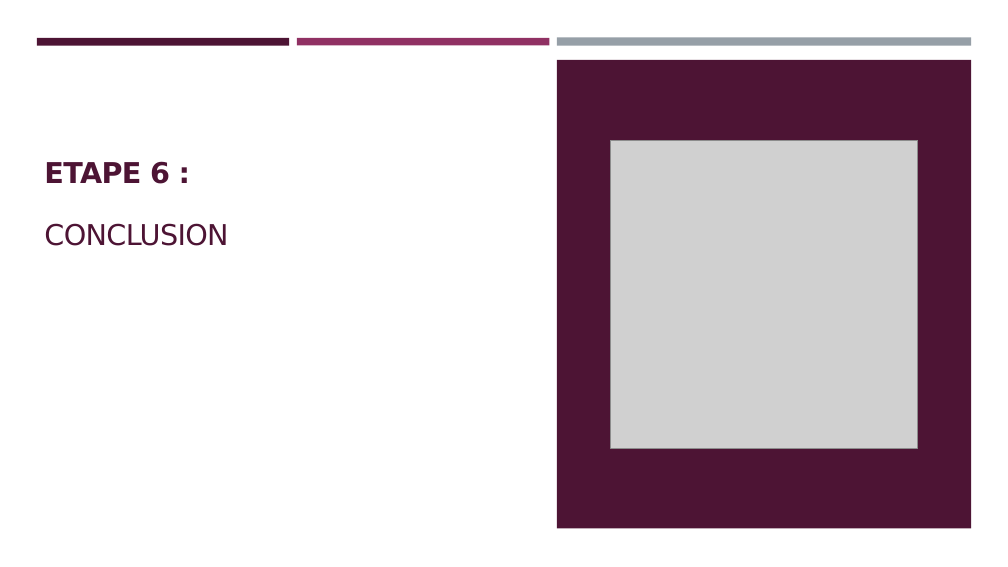
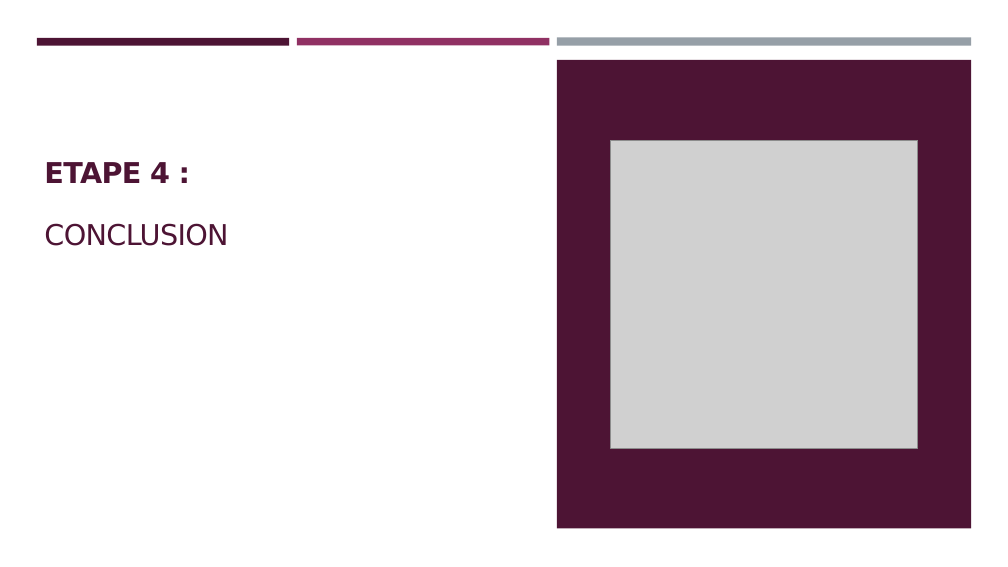
Before and after one commit to helene1219/PROJET_7_BIS_MODELISATION, a slide deck: slide 18 of Projet7_Support_Présentation.pptx (slide 19 before the commit). Drawn at 1008x567 pixels with LibreOffice and Linux fonts; fonts in the diff are those of the drawing; grey boxes stand for pictures. Boxes give left, top, right and bottom in pixels: in the first picture for what was removed or moved away, otherwise in the second. Text is boxed around its words. In the diff, an @@ line names an element or a change of style, - is before the commit and + after.

```diff
--- a/Projet7_Support_Présentation.pptx
+++ b/Projet7_Support_Présentation.pptx
@@ text at [44, 162, 228, 246]: text changed @@
-ETAPE 6 :
-CONCLUSION
+ETAPE 4 :
+CONCLUSION
```
Also in this commit, not shown: 4 other slides changed, 2 slides added, 3 slides removed, 1 other file.
